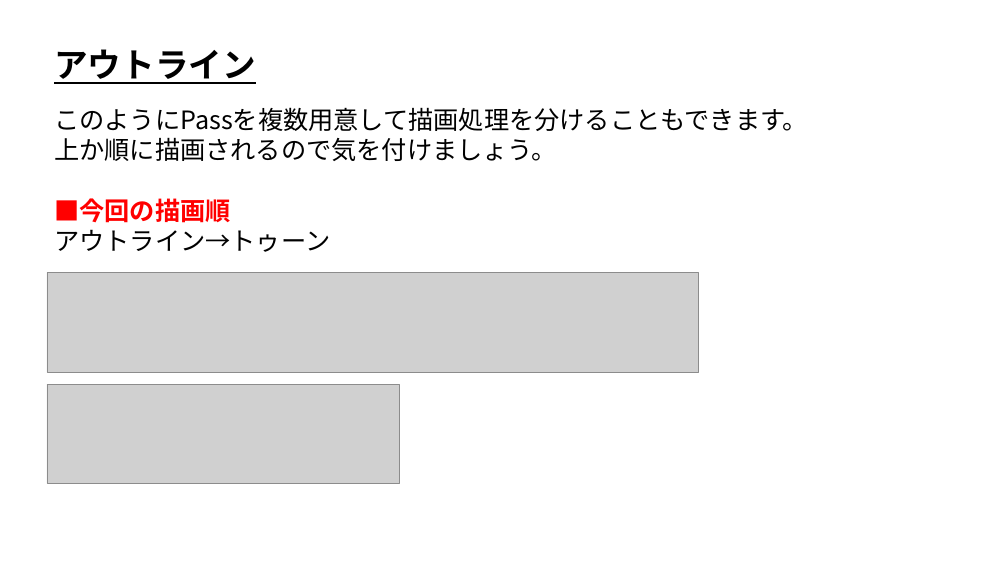
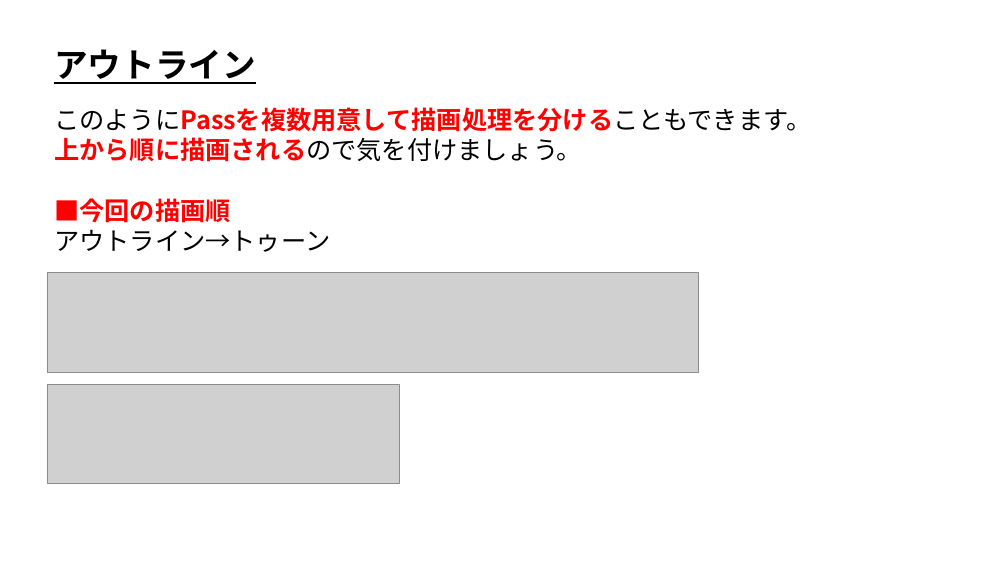
Before and after one commit to ArakiYusuke-Ohara/Textbook, a slide deck: slide 7 of ゲーム科2年/01_後期/ゲームプログラミング応用Ⅰ/09_複数Passでアウトライン.pptx. Drawn at 1008x567 pixels with LibreOffice and Linux fonts; fonts in the diff are those of the drawing; grey boxes stand for pictures. Boxes give left, top, right and bottom in pixels: in the first picture for what was removed or moved away, otherwise in the second. Text is boxed around its words. In the diff, an @@ line names an element or a change of style, - is before the commit and + after.

```diff
--- a/ゲーム科2年/01_後期/ゲームプログラミング応用Ⅰ/09_複数Passでアウトライン.pptx
+++ b/ゲーム科2年/01_後期/ゲームプログラミング応用Ⅰ/09_複数Passでアウトライン.pptx
@@ text at <box>54,107,811,132</box>: text colour #000000 to #FF0000, bold on in "このようにPassを複数用意して描画処理を分けることもできます。" @@
@@ text at <box>54,137,582,162</box>: text changed @@
-上か順に描画されるので気を付けましょう。
+上から順に描画されるので気を付けましょう。
```
Also in this commit, not shown: 13 other files.
